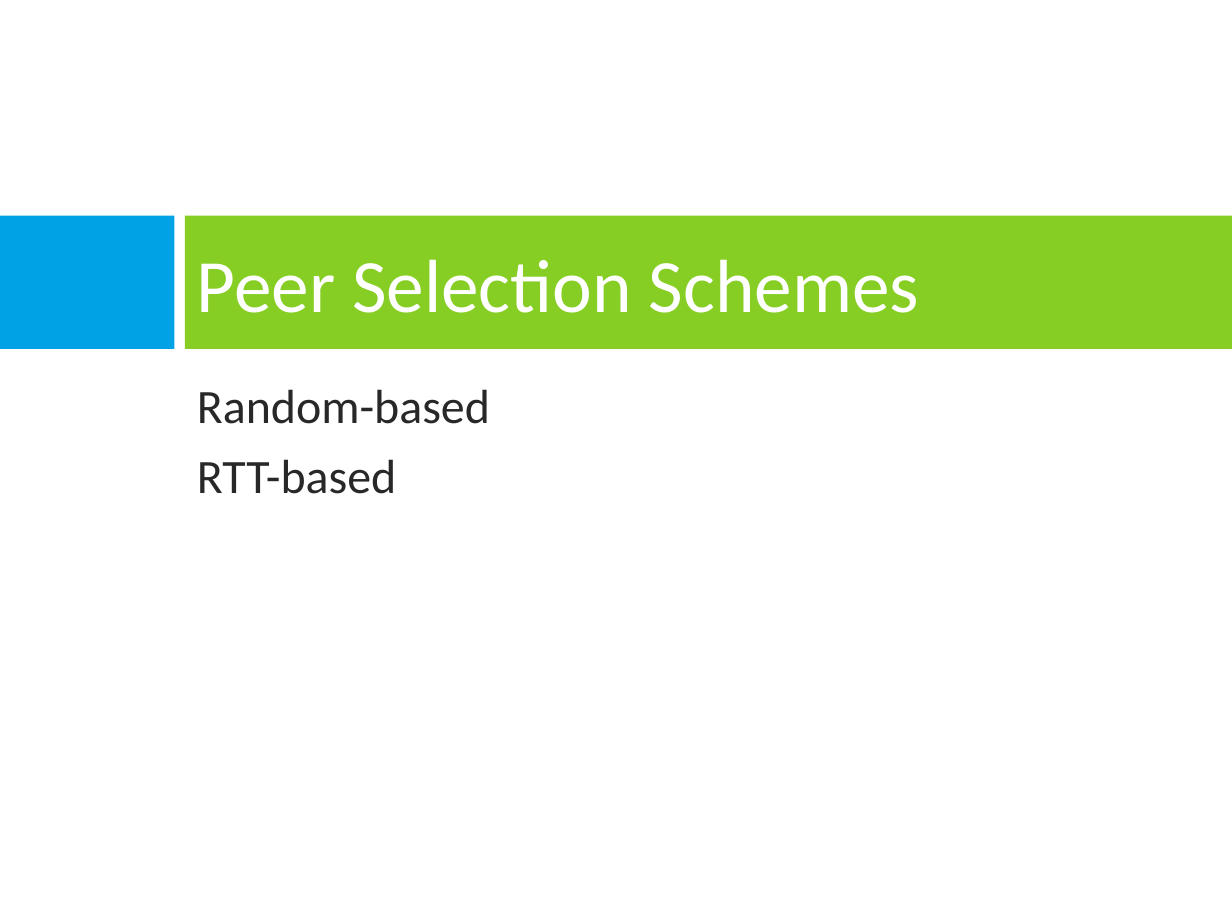
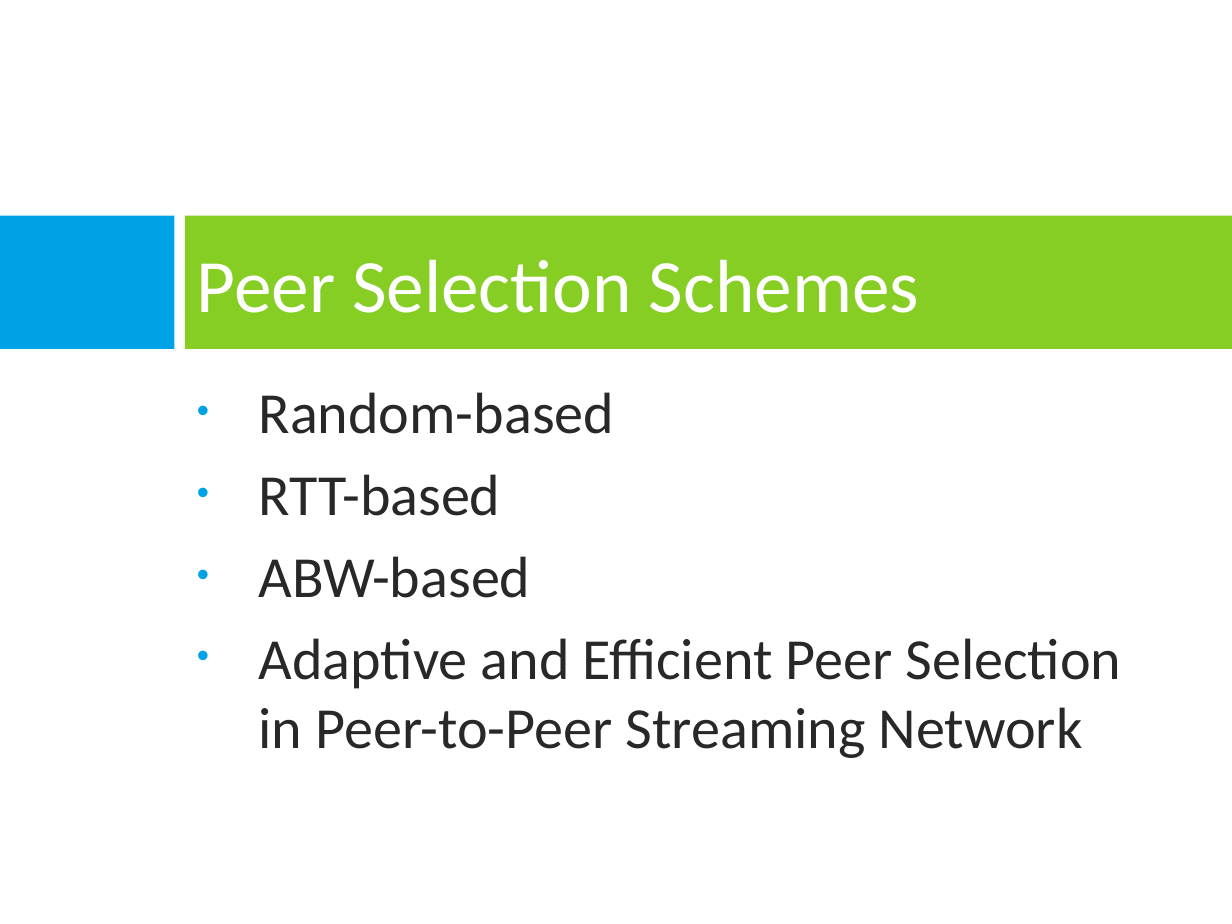
Before and after one commit to janeriongcol/ndsg-chupacabra, a slide deck: slide 24 of Presentations/Mock Presentation.pptx. Drawn at 1232x924 pixels with LibreOffice and Linux fonts; fonts in the diff are those of the drawing; background and template pictures are left out. Boxes give left, top, right and bottom in pixels: in the first picture for what was removed or moved away, otherwise in the second. Text is boxed around its words. In the diff, an @@ line names an element or a change of style, - is before the commit and + after.

```diff
--- a/Presentations/Mock Presentation.pptx
+++ b/Presentations/Mock Presentation.pptx
@@ text at [259,392,615,516]: size 28 to 34 pt in "Random-based", "RTT-based"; bullet none to • @@
@@ text at [259,556,1122,758]: paragraphs added @@
+• ABW-based
+• Adaptive and Efficient Peer Selection in Peer-to-Peer Streaming Network
```
Also in this commit, not shown: 2 other slides changed, 1 slide added.
